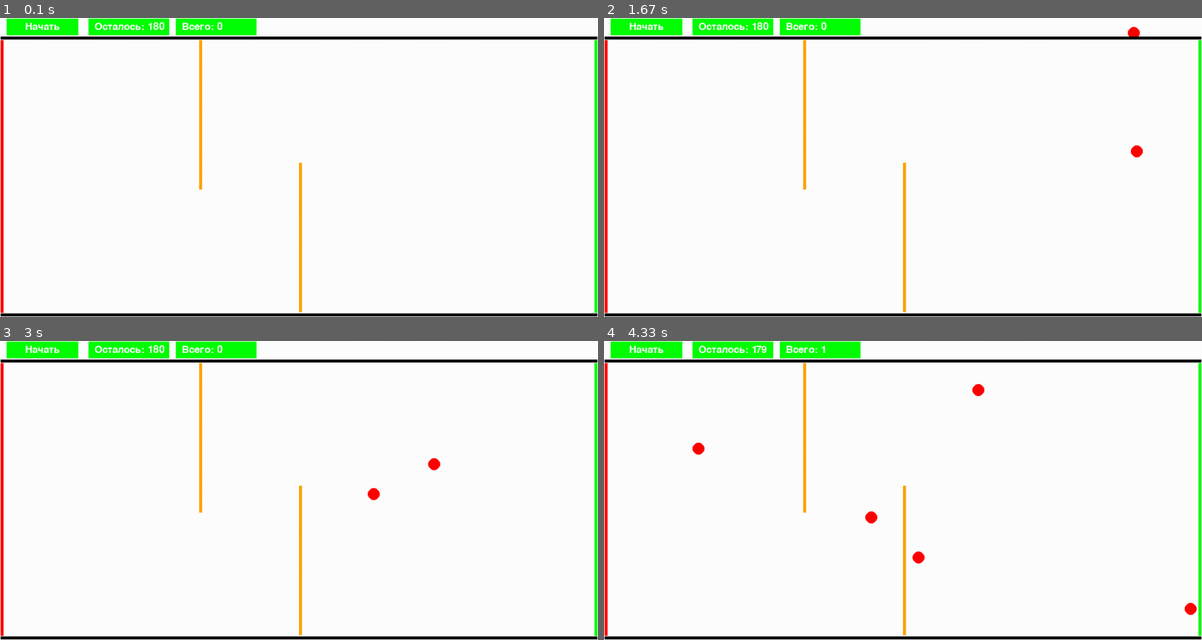
Above: before the commit, frames 1-4 (two rows, left to right).
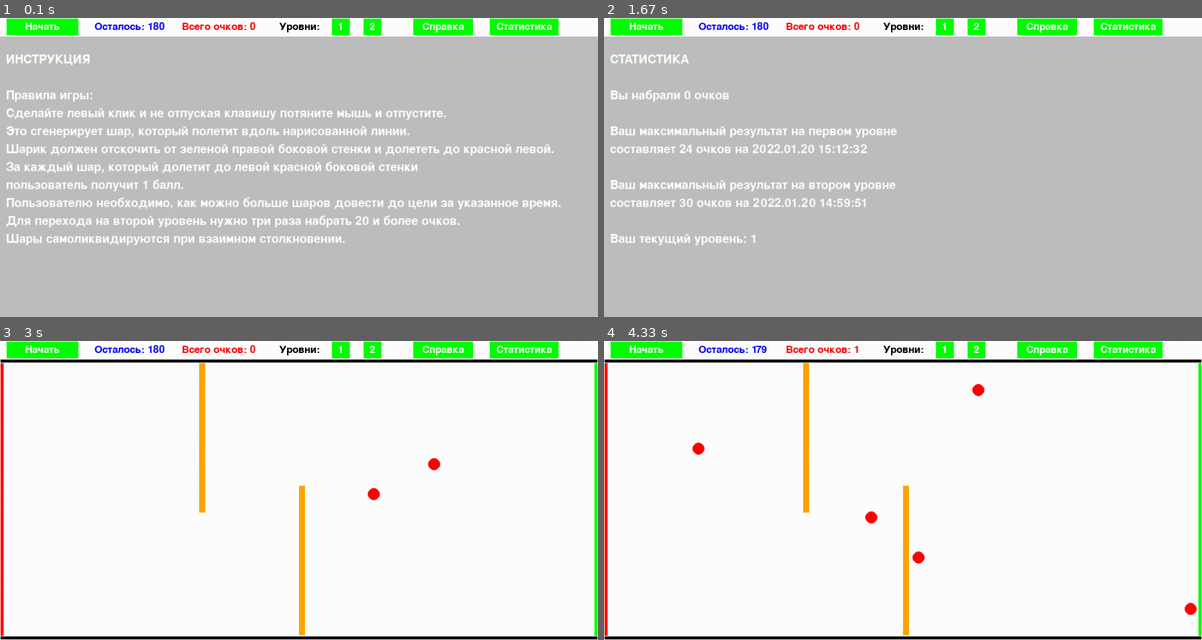
Above: after the commit, the same moments.

Repository: BulatYan/Proekt_pygame
Game: pygame game, started from main.py
Two runs of this game, one before a commit and one after it. Both use one fixed random seed, a clock stepped at 60 frames per second and the inputs below.
Inputs (mouse positions are in pixels of both pictures, inside the frame that each line leads up to):
- Up to frame 1 (0.1 s): no input
- Up to frame 2 (1.67 s): click (944, 26) at 0.38 s, where only the run after the commit has a clickable "1"; press the mouse at (609, 26) at 0.7 s; move the mouse to (651, 92) at 0.8 s; release the mouse at (687, 158) at 0.93 s; press the mouse at (609, 26) at 1.03 s; move the mouse to (747, 71) at 1.13 s; release the mouse at (885, 116) at 1.27 s; click (1130, 26) at 1.38 s, where only the run after the commit has a clickable "Статистика"
- Up to frame 3 (3 s): press the mouse at (442, 349) at 1.7 s; move the mouse to (364, 439) at 1.8 s; release the mouse at (293, 532) at 1.93 s; press the mouse at (442, 349) at 2.03 s; move the mouse to (346, 475) at 2.13 s; release the mouse at (251, 601) at 2.27 s; press the mouse at (41, 349) at 2.37 s; move the mouse to (245, 406) at 2.47 s; release the mouse at (448, 463) at 2.6 s; press the mouse at (597, 490) at 2.7 s; move the mouse to (478, 469) at 2.8 s; release the mouse at (358, 448) at 2.93 s
- Up to frame 4 (4.33 s): press the mouse at (944, 349) at 3.03 s; move the mouse to (837, 421) at 3.13 s; release the mouse at (723, 493) at 3.27 s; press the mouse at (604, 490) at 3.37 s; move the mouse to (789, 502) at 3.47 s; release the mouse at (974, 517) at 3.6 s; press the mouse at (1130, 349) at 3.7 s; move the mouse to (980, 463) at 3.8 s; release the mouse at (837, 580) at 3.93 s; press the mouse at (1130, 349) at 4.03 s; move the mouse to (974, 475) at 4.13 s; release the mouse at (819, 604) at 4.27 s

The runs differ from the first frame. In frame 1, 92% of the frame differs, in the area x 0-100%, y 0-100%; in frame 2, 95%; in frame 3, 3.9%; in frame 4, 3.9%.

Commit message:
release 1.0.0

Diff:
--- a/main.py
+++ b/main.py
@@ -1,5 +1,8 @@
 import pygame
-from datetime import datetime, timedelta
+from datetime import datetime
+import sys
+import os
+import sqlite3
 
 
 SIZE = width, height = 1000, 500
@@ -10,64 +13,315 @@
 vertical_borders = pygame.sprite.Group()
 all_sprites = pygame.sprite.Group()
 balls = pygame.sprite.Group()
+boms = pygame.sprite.Group()
 start_border = pygame.sprite.Group()
 finish_border = pygame.sprite.Group()
+level_group = pygame.sprite.Group()
+help_show = True
+stat_show = False
 state = False
+level = 1
+max_level = 1
+stat_text = []
+count = 0
+
+
+def load_image(name):
+    fullname = os.path.join('data', name)
+    if not os.path.isfile(fullname):
+        print(f"Файл с изображением '{fullname}' не найден")
+        sys.exit()
+    image = pygame.image.load(fullname)
+    return image
+
+
+def help_screen(screen):
+    #Создание инструкции
+    intro_text = ["ИНСТРУКЦИЯ", "",
+                  "Правила игры:",
+                  "Сделайте левый клик и не отпуская клавишу потяните мышь и отпустите.",
+                  "Это сгенерирует шар, который полетит вдоль нарисованной линии.",
+                  "Шарик должен отскочить от зеленой правой боковой стенки и долететь до красной левой.",
+                  "За каждый шар, который долетит до левой красной боковой стенки",
+                  "пользователь получит 1 балл.",
+                  "Пользователю необходимо, как можно больше шаров довести до цели за указанное время.",
+                  "Для перехода на второй уровень нужно три раза набрать 20 и более очков.",
+                  "Шары самоликвидируются при взаимном столкновении."]
+
+    fon = pygame.transform.scale(load_image('fon.jpg'), (width, height - 31))
+    screen.blit(fon, (0, 31))
+    font = pygame.font.Font(None, 30)
+    text_coord = 50
+    for line in intro_text:
+        string_rendered = font.render(line, True, pygame.Color('white'))
+        intro_rect = string_rendered.get_rect()
+        text_coord += 10
+        intro_rect.top = text_coord
+        intro_rect.x = 10
+        text_coord += intro_rect.height
+        screen.blit(string_rendered, intro_rect)
+
+
+def stat_screen(screen):
+    # создание статистики
+    global stat_text, level, max_level
+    score_1 = 0
+    date_1 = ''
+    score_2 = 0
+    date_2 = ''
+    con = sqlite3.connect('data/db.db')
+    cur = con.cursor()
+    result_l1 = cur.execute("""SELECT MAX(Score), Date FROM
+            (SELECT Date, Score, Level FROM Log
+             WHERE Level = 1)""")
+    for row in result_l1:
+        score_1 = row[0]
+        date_1 = row[1][:19].replace('-', '.')
+    result_l2 = cur.execute("""SELECT MAX(Score), Date FROM
+                (SELECT Date, Score, Level FROM Log
+                 WHERE Level = 2)""")
+    for row in result_l2:
+        score_2 = row[0]
+        date_2 = row[1][:19].replace('-', '.')
+    # Проверка уровня игрока
+    if level == 1:
+        result = cur.execute("""SELECT Score FROM Log
+            WHERE Level = 1 and Score >= 20""").fetchall()
+        if len(list(result)) >= 3:
+            max_level = 2
+            que = f"UPDATE Level SET Current = {max_level}"
+            cur.execute(que)
+    con.commit()
+    con.close()
+    stat_text = ["СТАТИСТИКА", "",
+                 f"Вы набрали {score} очков", "",
+                 "Ваш максимальный результат на первом уровне ",
+                 f"составляет {score_1} очков на {date_1}", "",
+                 "Ваш максимальный результат на втором уровне ",
+                 f"составляет {score_2} очков на {date_2}", "",
+                 f"Ваш текущий уровень: {level}"]
+
+    fon = pygame.transform.scale(load_image('fon.jpg'), (width, height - 31))
+    screen.blit(fon, (0, 31))
+    font = pygame.font.Font(None, 30)
+    text_coord = 50
+    for line in stat_text:
+        string_rendered = font.render(line, True, pygame.Color('white'))
+        intro_rect = string_rendered.get_rect()
+        text_coord += 10
+        intro_rect.top = text_coord
+        intro_rect.x = 10
+        text_coord += intro_rect.height
+        screen.blit(string_rendered, intro_rect)
+
 
 class StartBut:
     def __init__(self):
+        #Инициализация стартовой кнопки
         self.width = 120
         self.height = 28
         self.x = 11
         self.y = 1
 
     def render(self, screen):
-        font = pygame.font.Font(None, 25)
-        text = font.render("Начать", 1, (255, 255, 255))
+        #Создание текста
+        font = pygame.font.Font(None, 25)
+        text = font.render("Начать", True, (255, 255, 255))
         pygame.draw.rect(screen, 'green', (self.x, self.y, self.width, self.height), 0)
         screen.blit(text, (self.x + (self.width - text.get_width()) // 2,
-                           self.y + (self.height - text.get_height()) //2))
+                           self.y + (self.height - text.get_height()) // 2))
 
     def check_click(self, pos):
-        global start_time, state
+        # Обрабатованние клика
+        global start_time, state, score, help_show, stat_show
+
         if self.x <= pos[0] <= self.x + self.width and self.y <= pos[1] <= self.y + self.height:
-            for i in balls:
-                i.kill()
+            for ball in balls:
+                ball.kill()
             start_time = datetime.now()
             state = True
+            help_show = False
+            stat_show = False
+            score = 0
+
+
+class HelpBut:
+    def __init__(self):
+        #Инициализация кнопки
+        self.width = 100
+        self.height = 28
+        self.x = 691
+        self.y = 1
+
+    def render(self, screen):
+        #Создание текста
+        font = pygame.font.Font(None, 25)
+        text = font.render("Справка", True, (255, 255, 255))
+        pygame.draw.rect(screen, 'green', (self.x, self.y, self.width, self.height), 0)
+        screen.blit(text, (self.x + (self.width - text.get_width()) // 2,
+                           self.y + (self.height - text.get_height()) // 2))
+
+    def check_click(self, pos):
+        #Обрабатование клика
+        global help_show, state, stat_show
+
+        if self.x <= pos[0] <= self.x + self.width and self.y <= pos[1] <= self.y + self.height:
+            if help_show:
+                help_show = False
+                state = True
+            else:
+                help_show = True
+                state = False
+                stat_show = False
+
+
+class StatisBut:
+    def __init__(self):
+        #Инициализация кнопки
+        self.width = 115
+        self.height = 28
+        self.x = 819
+        self.y = 1
+
+    def render(self, screen):
+        #Размещение текста
+        font = pygame.font.Font(None, 25)
+        text = font.render("Статистика", True, (255, 255, 255))
+        pygame.draw.rect(screen, 'green', (self.x, self.y, self.width, self.height), 0)
+        screen.blit(text, (self.x + (self.width - text.get_width()) // 2,
+                           self.y + (self.height - text.get_height()) // 2))
+
+    def check_click(self, pos):
+        #Обрабатывается клик
+        global stat_show, help_show, state
+
+        if self.x <= pos[0] <= self.x + self.width and self.y <= pos[1] <= self.y + self.height:
+            if stat_show:
+                stat_show = False
+                state = True
+            else:
+                stat_show = True
+                help_show = False
+                state = False
 
 
 class TimeShow:
     def __init__(self):
+        #Инициализация текста
         self.width = 135
         self.height = 28
         self.x = 148
         self.y = 1
 
     def render(self, screen, delta):
+        #Размещение кнопки
         font = pygame.font.Font(None, 25)
         name = f"Осталось: {game_time - int(delta)}"
-        text = font.render(name, 1, (255, 255, 255))
-        pygame.draw.rect(screen, 'green', (self.x, self.y, self.width, self.height), 0)
+        text = font.render(name, True, 'blue')
+        pygame.draw.rect(screen, 'white', (self.x, self.y, self.width, self.height), 0)
         screen.blit(text, (self.x + 10, self.y + (self.height - text.get_height()) // 2))
 
 
 class ScoreShow:
     def __init__(self):
+        #Инициализация score
         self.width = 135
         self.height = 28
         self.x = 294
         self.y = 1
 
-    def render(self, screen, delta):
-        font = pygame.font.Font(None, 25)
-        name = f"Всего: {score}"
-        text = font.render(name, 1, (255, 255, 255))
-        pygame.draw.rect(screen, 'green', (self.x, self.y, self.width, self.height), 0)
+    def render(self, screen):
+        # Создание текста
+        font = pygame.font.Font(None, 25)
+        name = f"Всего очков: {score}"
+        text = font.render(name, True, 'red')
+        pygame.draw.rect(screen, 'white', (self.x, self.y, self.width, self.height), 0)
         screen.blit(text, (self.x + 10, self.y + (self.height - text.get_height()) // 2))
 
 
+class LevelText:
+    def __init__(self):
+        #Инициализация текста
+        self.width = 95
+        self.height = 28
+        self.x = 457
+        self.y = 1
+
+    def render(self, screen):
+        #Создание текста
+        font = pygame.font.Font(None, 25)
+        text = font.render("Уровни:", True, (0, 0, 0))
+        pygame.draw.rect(screen, 'white', (self.x, self.y, self.width, self.height), 1)
+        screen.blit(text, (self.x + 10, self.y + (self.height - text.get_height()) // 2))
+
+
+class LevelBut:
+    def __init__(self, name, x, y, color='green'):
+        # Инициализация кнопок
+        self.name = name
+        self.width = 30
+        self.height = 28
+        self.color = color
+        self.x = x
+        self.y = y
+
+    def render(self, screen):
+        # Рисавание кнопок
+        font = pygame.font.Font(None, 25)
+        text = font.render(self.name, True, (255, 255, 255))
+        pygame.draw.rect(screen, self.color, (self.x, self.y, self.width, self.height), 0)
+        screen.blit(text, (self.x + 10, self.y + (self.height - text.get_height()) // 2))
+
+    def check_click(self, pos):
+
+        global level, state, help_show, stat_show, max_level
+        # Смена уровня в зависимости от доступных уровней для игрока
+        # Менять уровень запрещаем во время игры
+        if self.x <= pos[0] <= self.x + self.width and 1 <= pos[1] <= 1 + self.height and start_time == 0:
+            dez_level = int(self.name)
+            if max_level >= dez_level:
+                level = dez_level
+                help_show = False
+                stat_show = False
+                state = True
+                # Устанавливаем преграды в зависимости от уровня игрока
+                if level == 1:
+                    for el in level_group:
+                        el.kill()
+                    border1 = Border(width // 3, 37, 10, height // 2, 'orange', vertical_borders)
+                    border2 = Border(width // 2, height // 2 - 8, 10, height // 2, 'orange', vertical_borders)
+                    level_group.add(border1)
+                    level_group.add(border2)
+                if level == 2:
+                    for el in level_group:
+                        el.kill()
+                    border1 = Border(width // 3 - 50, 37, 10, height // 2, 'orange', vertical_borders)
+                    border2 = Border(width // 2 - 100, height // 2 - 8, 10, height // 2, 'orange', vertical_borders)
+                    border3 = Border(width // 3 + 200, 37, 10, height // 2, 'orange', vertical_borders)
+                    level_group.add(border1)
+                    level_group.add(border2)
+                    level_group.add(border3)
+
+
+class Bom(pygame.sprite.Sprite):
+    # Спрайт имитирующий достижение цели
+
+    image = load_image("boom.png")
+
+    def __init__(self, x, y):
+        super().__init__(boms)
+        self.count = 15
+        self.image = Bom.image
+        self.rect = pygame.Rect(x, y, 20, 20)
+
+    def update(self):
+        self.count -= 1
+        if self.count <= 0:
+            self.kill()
+
+
 class Ball(pygame.sprite.Sprite):
+    # Отрисовка шарика
     def __init__(self, radius, x, y, vx, vy):
         super().__init__(balls)
         self.radius = radius
@@ -77,11 +331,16 @@
         pygame.draw.circle(self.image, pygame.Color("red"),
                            (radius, radius), radius)
         self.rect = pygame.Rect(x, y, 2 * radius, 2 * radius)
+        if vx >= 50:
+            vy = vy * 50 // vx
+            vx = 50
         self.vx = vx
         self.vy = vy
 
     def update(self):
+        # Обратываем двежение шарика
         global score, state
+
         self.rect = self.rect.move(self.vx, self.vy)
         if pygame.sprite.spritecollideany(self, horizontal_borders):
             self.vy = -self.vy
@@ -90,7 +349,9 @@
         if pygame.sprite.spritecollideany(self, start_border):
             self.active = True
         if pygame.sprite.spritecollideany(self, finish_border) and self.active and state:
-            score += 1
+            if start_time != 0:
+                score += 1
+            Bom(self.rect.x, self.rect.y)
             self.kill()
         if len(pygame.sprite.spritecollide(self, balls, False)) >= 2:
             pygame.sprite.spritecollide(self, balls, True)
@@ -107,74 +368,125 @@
 
 
 def draw_line(x, y, x1, y1, screen):
+    # Указатель напрвления движения шара
     pygame.draw.line(screen, 'black', (x, y), (x1, y1))
 
 
 def main():
+
+    global state, help_show, stat_show, count, level, max_level, start_time
+
     pygame.init()
-    pygame.display.set_caption('Balls')
+    pygame.display.set_caption('Рикошет')
     screen = pygame.display.set_mode(SIZE)
-    start_but = StartBut()
-    running = True
     clock = pygame.time.Clock()
     fps = 100
+    # Читаем уровень игрока
+    con = sqlite3.connect('data/db.db')
+    cur = con.cursor()
+    result = cur.execute("""SELECT Current FROM Level""")
+    for i in list(result):
+        level = i[0]
+        max_level = level
+    con.close()
+
+    statistic_but = StatisBut()
+    start_but = StartBut()
+    help_but = HelpBut()
+    time_show = TimeShow()
+    score_show = ScoreShow()
+    level_text = LevelText()
     begin_pos = (0, 0)
+    end_pos = (0, 0)
+    delta_time = 0
+    show_line = False
+    running = True
+
+    #  Устанавливаем ограничения, преграды
     Border(1, 31, width - 2, 5, 'black', horizontal_borders)
     Border(1, height - 6, width - 2, 5, 'black', horizontal_borders)
     Border(1, 37, 5, height - 44, 'red', vertical_borders)
     Border(width - 6, 37, 5, height - 44, 'green', vertical_borders)
     Border(width - 6, 7, 5, height - 14, 'green', start_border)
     Border(1, 7, 5, height - 14, 'red', finish_border)
-    Border(width // 3, 37, 5, height // 2, 'orange', vertical_borders)
-    Border(width // 2, height // 2 - 8, 5, height // 2, 'orange', vertical_borders)
-
-    vx = 0
-    vy = 0
-    # today = datetime.now().time()
-    delta_time = 0
-    end_pos = (0, 0)
-    new_pos = (0, 0)
-    draw = False
-    time_show = TimeShow()
-    score_show = ScoreShow()
+    border1 = Border(width // 3, 37, 10, height // 2, 'orange', vertical_borders)
+    border2 = Border(width // 2, height // 2 - 8, 10, height // 2, 'orange', vertical_borders)
+    level_group.add(border1)
+    level_group.add(border2)
+    if max_level == 1:
+        level_but1 = LevelBut('1', 555, 1)
+        level_but2 = LevelBut('2', 608, 1, color='grey')
+    else:
+        level_but1 = LevelBut('1', 555, 1)
+        level_but2 = LevelBut('2', 608, 1)
+
     while running:
         screen.fill((255, 255, 255))
-        score_show.render(screen, score)
+        score_show.render(screen)
+        help_but.render(screen)
+        level_but1.render(screen)
+        if max_level == 2:
+            level_but2 = LevelBut('2', 608, 1)
+        level_but2.render(screen)
         time_show.render(screen, delta_time)
+        level_text.render(screen)
+        statistic_but.render(screen)
         cur_time = datetime.now()
-        if start_time != 0:
+        if start_time != 0 and state:
             delta_time = (cur_time - start_time).total_seconds()
             if delta_time > game_time:
-                running = False
+                con = sqlite3.connect('data/db.db')
+                cur = con.cursor()
+                cur.execute("INSERT INTO Log(Date, Level, Score)\
+                VALUES(?, ?, ?)", [start_time, level, score])
+                con.commit()
+                con.close()
+                state = False
+                start_time = 0
+                for ball in balls:
+                    ball.kill()
+                stat_show = True
         for event in pygame.event.get():
             if event.type == pygame.QUIT:
                 running = False
             if event.type == pygame.MOUSEBUTTONDOWN:
                 start_but.check_click(event.pos)
+                level_but1.check_click(event.pos)
+                level_but2.check_click(event.pos)
+                help_but.check_click(event.pos)
+                statistic_but.check_click(event.pos)
                 if event.button == 1:
                     begin_pos = event.pos
                     end_pos = begin_pos
-                    draw = True
-            elif event.type == pygame.MOUSEMOTION and draw:
+                    show_line = True
+            elif event.type == pygame.MOUSEMOTION and show_line:
                 end_pos = event.pos
             elif event.type == pygame.MOUSEBUTTONUP:
-                draw = False
+                show_line = False
                 if event.button == 1:
                     vx = (begin_pos[0] - end_pos[0]) // 20
                     vy = (begin_pos[1] - end_pos[1]) // 20
-                    ball = Ball(10, *end_pos, vx, vy)
-                    balls.add(ball)
-        if draw:
+                    if height - 16 > end_pos[1] > 41 or height - 16 > vy > 41:
+                        ball = Ball(10, *end_pos, vx, vy)
+                        balls.add(ball)
+        if show_line:
             draw_line(*begin_pos, *end_pos, screen)
         balls.update()
-
-        balls.draw(screen)
         start_but.render(screen)
-        horizontal_borders.draw(screen)
-        vertical_borders.draw(screen)
+        if help_show:
+            help_screen(screen)
+        elif stat_show:
+            stat_screen(screen)
+        elif state:
+            balls.draw(screen)
+            boms.draw(screen)
+            boms.update()
+            horizontal_borders.draw(screen)
+            vertical_borders.draw(screen)
+            level_group.draw(screen)
         pygame.display.flip()
         clock.tick(fps)
-    # pygame.display.quit()
+
 
 if __name__ == '__main__':
     main()
Binary file added: data/boom.png
Binary file added: data/db.db
Binary file added: data/fon.JPG
Not shown, added: requirements.txt
Not shown, added: data/Защита Проекта По Игре.pptx
